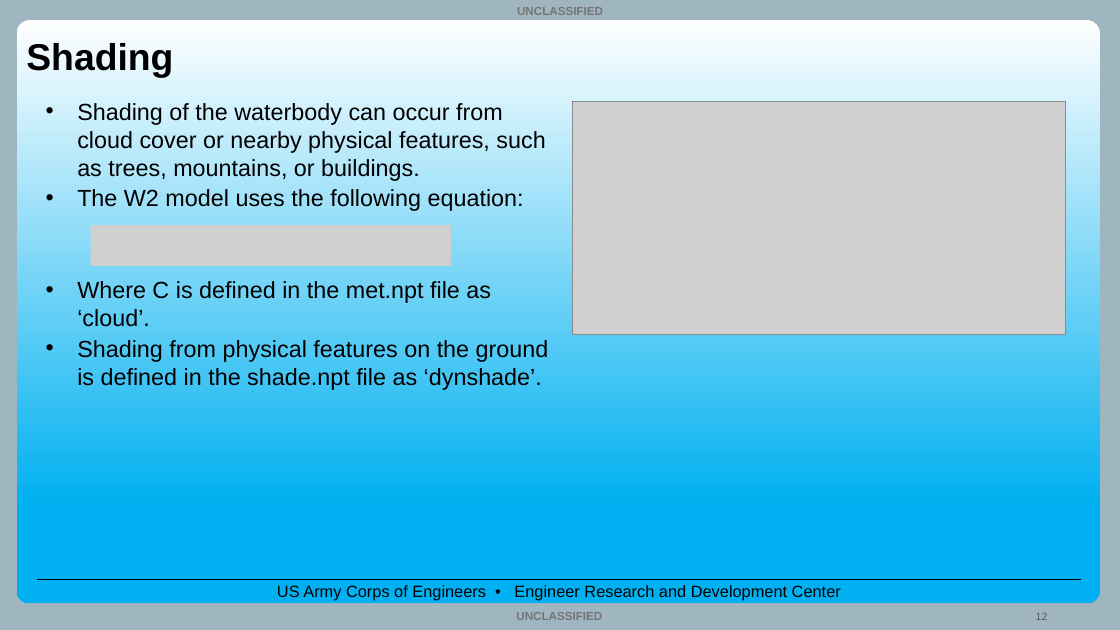
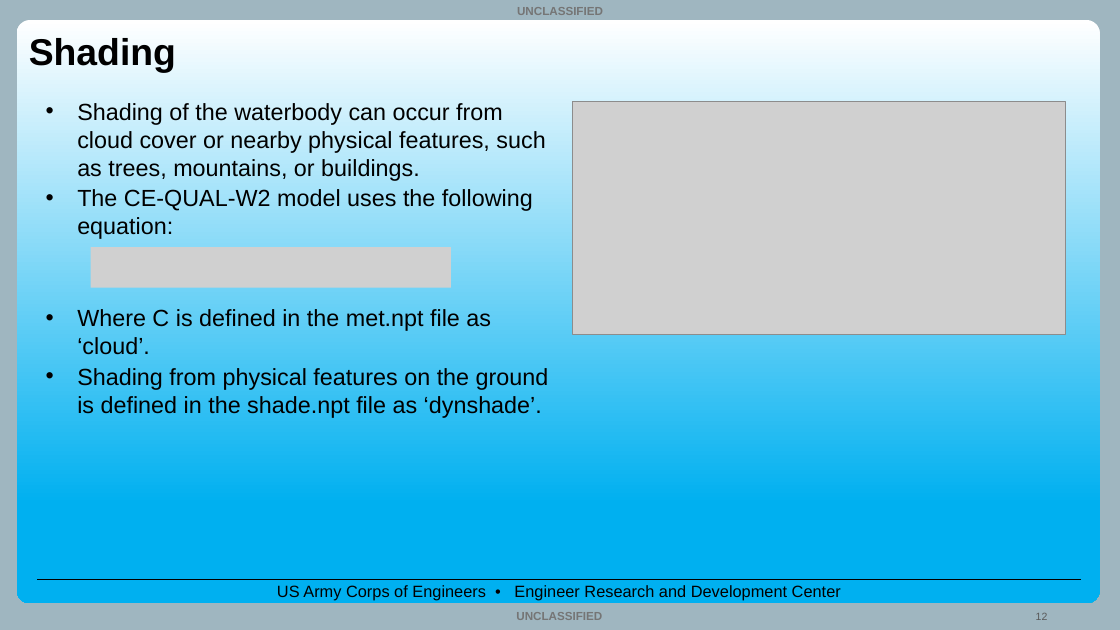
Before and after one commit to EcohydrologyTeam/CE-QUAL-W2-Workshop-2025, a slide deck: slide 12 of Lectures/1.04_Lecture_Water_Temperature_Modeling_Sep2025_TS.pptx. Drawn at 1120x630 pixels with LibreOffice and Linux fonts; fonts in the diff are those of the drawing; grey boxes stand for pictures; background and template pictures are left out. Boxes give left, top, right and bottom in pixels: in the first picture for what was removed or moved away, otherwise in the second. Text is boxed around its words. In the diff, an @@ line names an element or a change of style, - is before the commit and + after.

```diff
--- a/Lectures/1.04_Lecture_Water_Temperature_Modeling_Sep2025_TS.pptx
+++ b/Lectures/1.04_Lecture_Water_Temperature_Modeling_Sep2025_TS.pptx
@@ title "Shading" moved from (x1=26, y1=43, x2=173, y2=77) to (x1=29, y1=38, x2=176, y2=73) @@
@@ text at (x1=77, y1=189, x2=533, y2=239): text changed @@
-• The W2 model uses the following equation:
+• The CE-QUAL-W2 model uses the following equation:
@@ picture moved from (x1=91, y1=225, x2=451, y2=266) to (x1=91, y1=247, x2=451, y2=287) @@
```
Also in this commit, not shown: 17 other slides changed.
